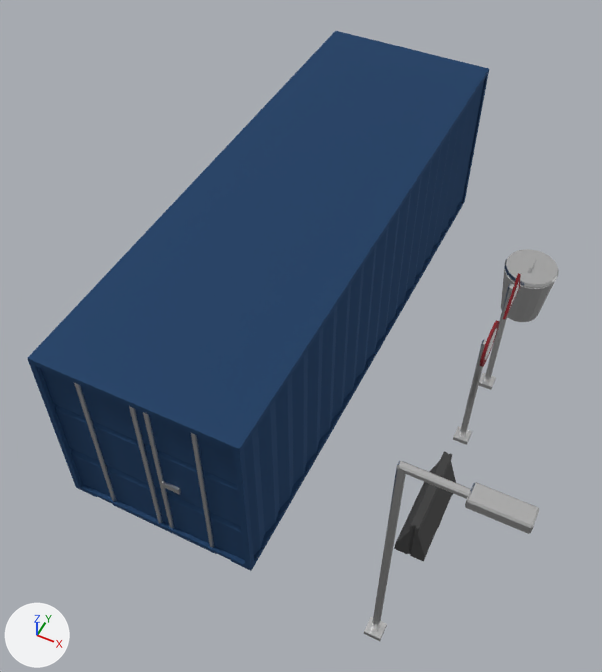
The Blender file Assets/art/blender/smallObjects.blend as it was, and as the next commit left it.
Camera for both pictures: a camera (50 mm lens) standing at (1.2, -4.75, 11.59) and looking at (-2.86, 3.37, 1.44). Lighting does not change. The marker at lower left points along +X, +Y and +Z.

The older version as bpy lines, for what is in view:
```python
ob_cube = bpy.data.objects.new('Cube', me_cube)
ob_cube.location = (-3.6, 4.8, 1.6)
ob_cube_001 = bpy.data.objects.new('Cube.001', me_cube_001)
ob_cube_001.location = (-3.26, 0.09, 1.36)
ob_cube_001.scale = (0.158, 0.0628, 0.0589)
ob_cylinder = bpy.data.objects.new('Cylinder', me_cylinder)
ob_cylinder.location = (-3.62, 0.05, 1.6)
ob_cylinder.scale = (0.0351, 0.0351, 1.51)
ob_cylinder_001 = bpy.data.objects.new('Cylinder.001', me_cylinder_001)
ob_cylinder_001.location = (-3.41, 0.05, 1.6)
ob_cylinder_001.scale = (0.0351, 0.0351, 1.51)
ob_cylinder_002 = bpy.data.objects.new('Cylinder.002', me_cylinder_002)
ob_cylinder_002.location = (-2.7, 0.05, 1.6)
ob_cylinder_002.scale = (0.0351, 0.0351, 1.51)
ob_cylinder_003 = bpy.data.objects.new('Cylinder.003', me_cylinder_003)
ob_cylinder_003.location = (-4.48, 0.05, 1.6)
ob_cylinder_003.scale = (0.0351, 0.0351, 1.51)
ob_tarfficbarrier = bpy.data.objects.new('TarfficBarrier', me_cube_003)
ob_tarfficbarrier.location = (0.0, 1.99, 0.0)
ob_tarfficbarrier.scale = (0.548, 0.548, 0.548)
ob_trashcanlid = bpy.data.objects.new('trashcanLid', me_circle_002)
ob_trashcanlid.parent = ob_trashcan
ob_trashcanlid.location = (0.0, 7.074, -0.158)
# also in view: 'streetLight' at (0.65, 0.0, 2.14); 'trashcan' at (0.0, 7.03, 0.5); 'trafficSignTriangle' at (0.0, 5.0, 1.35); 'trafficSignCircle' at (0.0, 3.7, 1.38)
```
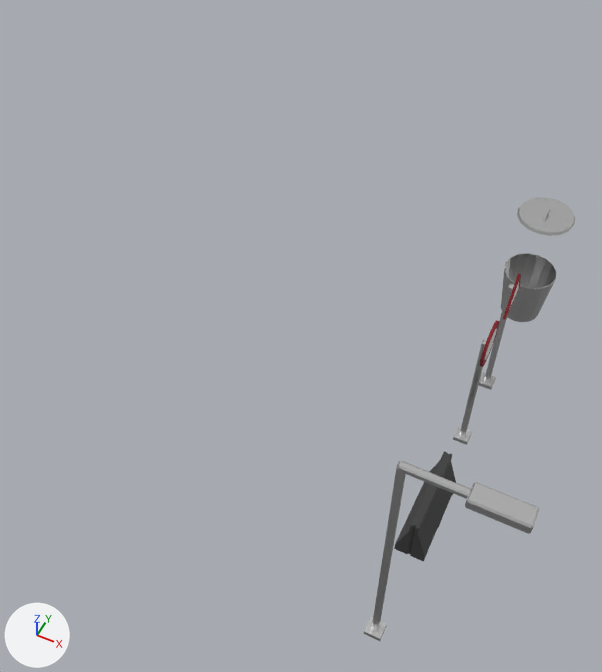
Pixel boxes (x1, y1, x2, y2) of what changed, in the pictures (602 x 672 px):
'Cube', deleted (blue): before (27, 31, 489, 571)
'trashcanLid', moved: before (504, 249, 559, 288); after (517, 197, 575, 236)
'Cylinder', deleted: before (129, 406, 163, 523)
'Cylinder.002', deleted: before (191, 433, 214, 548)
'Cylinder.003', deleted: before (74, 383, 116, 501)
'Cylinder.001', deleted: before (143, 412, 174, 529)
'Cube.001', deleted: before (162, 481, 181, 495)

The change in detail:
Object 'trashcanLid' (ob_trashcanlid) moves from (0.0, 7.074, -0.158) to (0.0, 7.074, 0.897).
Object 'Cube' (ob_cube) is deleted.
Object 'Cylinder' (ob_cylinder) is deleted.
Object 'Cylinder.001' (ob_cylinder_001) is deleted.
Object 'Cube.001' (ob_cube_001) is deleted.
Object 'Cylinder.002' (ob_cylinder_002) is deleted.
Object 'Cylinder.003' (ob_cylinder_003) is deleted.
